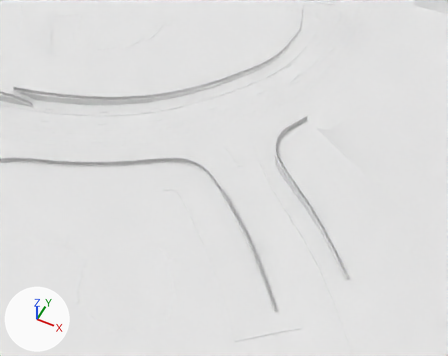
The Blender file missions/TUTORIAL/scene.blend: old version first, new version second.
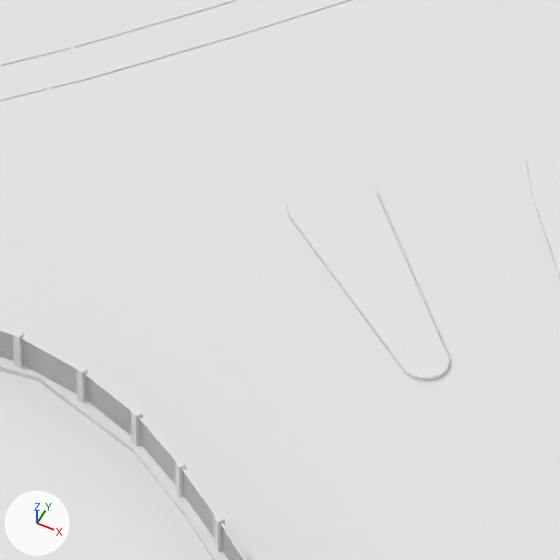
Old and new are each drawn from a 50 mm lens placed at (148.0, -106.0, 102.7), pointed at (105.7, -21.5, -2.9) and again close up on the part from 43% to 57% of the width and 35% to 53% of the height. The lights are fixed; the arrows at lower left show +X, +Y and +Z.

Names of what the first close-up shows: 'pavement04', 'railing03', 'road00', 'road09', 'road10', 'trolley01'.
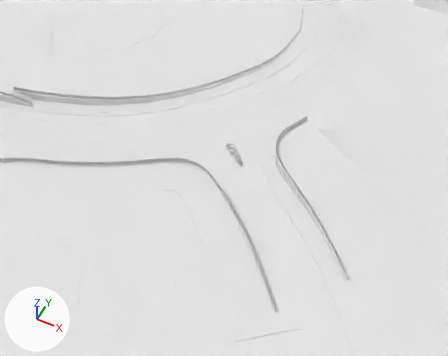
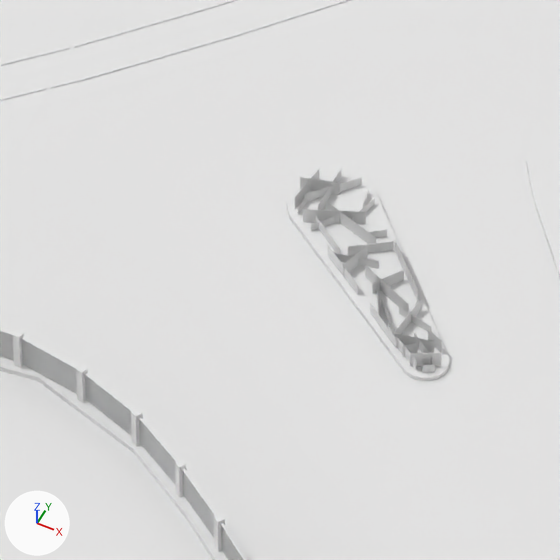
Commit message: + Added grass island.

Pixel boxes [x1, y1, x2, y2] of what changed, in the close-ups (560 x 560 px):
'grass03_', added
    after: [295, 169, 442, 373]

Patch to the scene script:
```diff
--- a/missions/TUTORIAL/scene.blend.py
+++ b/missions/TUTORIAL/scene.blend.py
@@ me_plane_065 @@
+me_plane_065.from_pydata(...)  # 132 vertices, 33 faces; spans x 1.32..6.7, y -2.05..-1.2, z -5.52..2.9
+me_plane_065.polygons.foreach_set('use_smooth', [True] * 33)
+me_plane_065.materials.append(mat_grass2)  # its picture is missing
@@ ob_grass03 @@
+ob_grass03 = bpy.data.objects.new('grass03_', me_plane_065)
+ob_grass03.location = (103.31, -18.86, 2.1)
+ob_grass03.rotation_euler = (1.571, 0.0, 0.342)  # degrees (90, 0, 20)
+ob_grass03.scale = (0.821, 0.821, 0.821)
```
